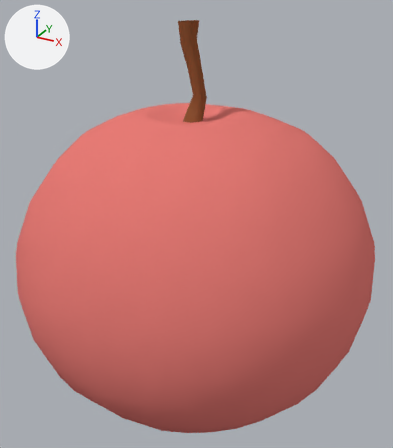
Before and after pictures for a commit that changed the Blender file Assets/Models/Items/RedAppleModel.blend.
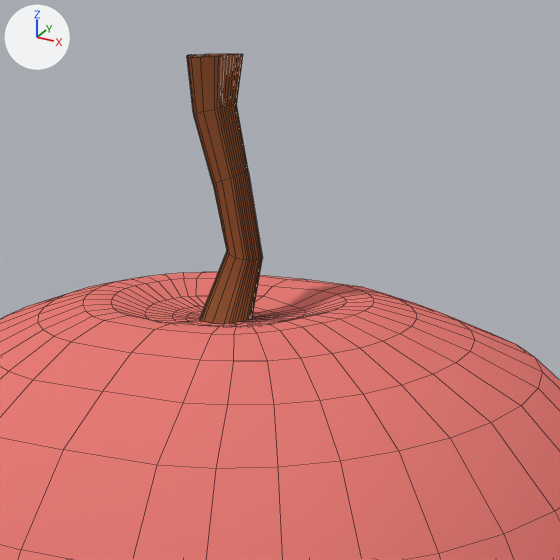
Each version appears first whole from a camera (50 mm lens) standing at (1.16, -2.048, 1.107) and looking at (0.013, 0.038, 0.064), and next in a close-up on the part from 27% to 81% of the width and 0% to 47% of the height. The lights are fixed; the arrows at upper left show +X, +Y and +Z. The close-ups show mesh edges as thin lines.
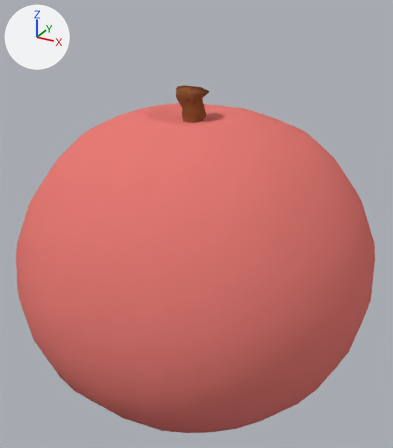
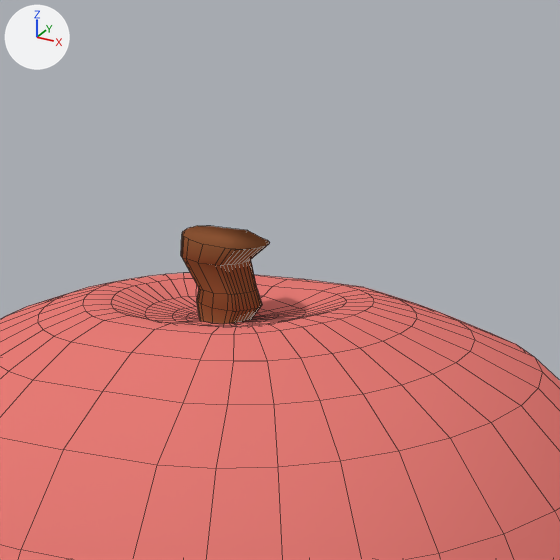
What differs and where, as boxes (x1, y1, x2, y2) in the close-ups (560 x 560 px):
'Sphere', reshaped: before (0, 54, 560, 560); after (0, 226, 560, 560)
part 1 of me_sphere, built on: before (187, 54, 262, 324); after (181, 226, 270, 324)

The change, as a list of edits to the scene's bpy script:
```text
Change me_sphere:
    used by ob_sphere; location = (0.0, 0.0, 0.0)
    remove me_sphere.from_pydata(...)  # 769 vertices, 768 faces; spans x -0.84..0.84, y -0.77..0.87, z -0.76..0.98
    add me_sphere.from_pydata(...)  # 769 vertices, 769 faces; spans x -0.84..0.84, y -0.77..0.87, z -0.76..0.71
    me_sphere part 1
    4 vertices in x -0.01..0.0, y -0.01..0.0, z 0.78 move by (-0.02, -0.01, -0.16)
    3 vertices in x -0.04, y -0.01..0.0, z 0.89 move by (-0.02, -0.01, -0.22)
    3 vertices in x 0.04, y -0.01..0.0, z 0.8 move by (0.01, -0.01, -0.19)
    3 vertices in x 0.04, y 0.02..0.03, z 0.8 move by (0.01, 0.01, -0.19)
    3 vertices in x -0.01, y 0.02..0.03, z 0.78 move by (-0.02, 0.01, -0.16)
    3 vertices in x 0.02..0.03, y 0.03, z 0.68 move by (-0.05, 0.02, -0.08)
    109 vertices move from x -0.05..0.07, y -0.03..0.06, z 0.67..0.98 to x -0.07..0.07, y -0.05..0.09, z 0.59..0.71
    1 new face joins them, mat_applestem (brown #8b5434)
```
